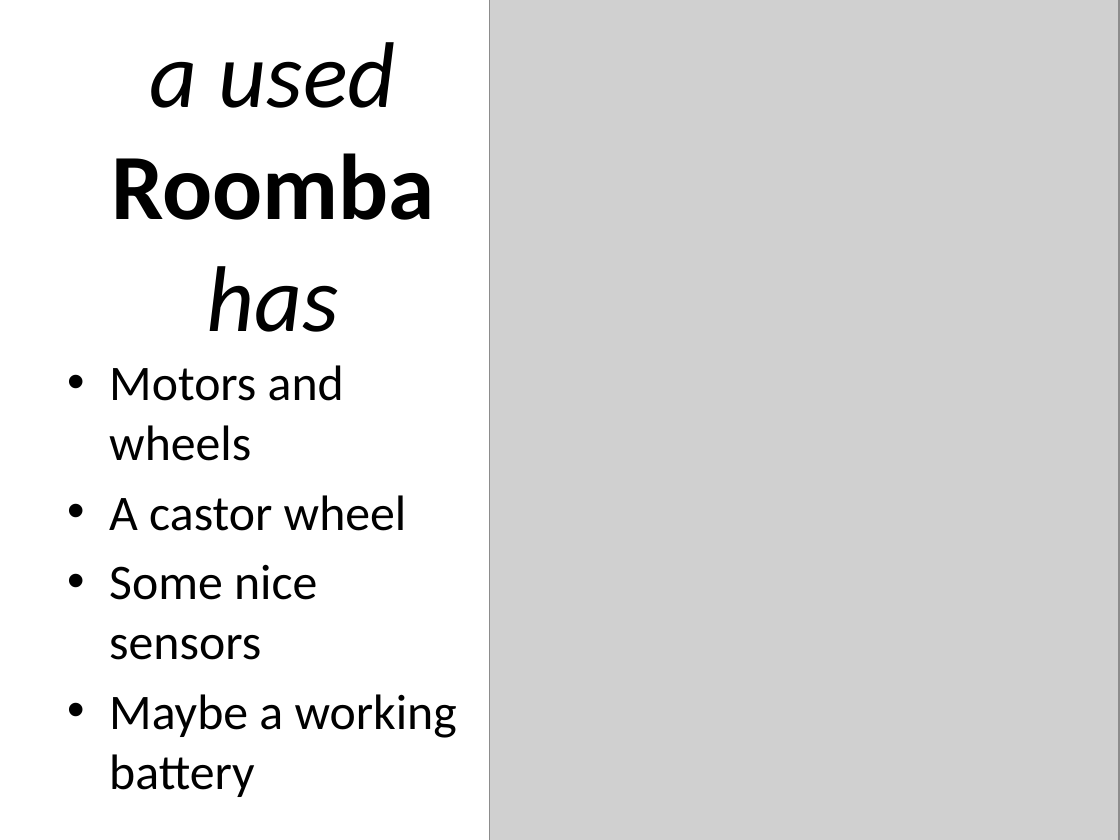
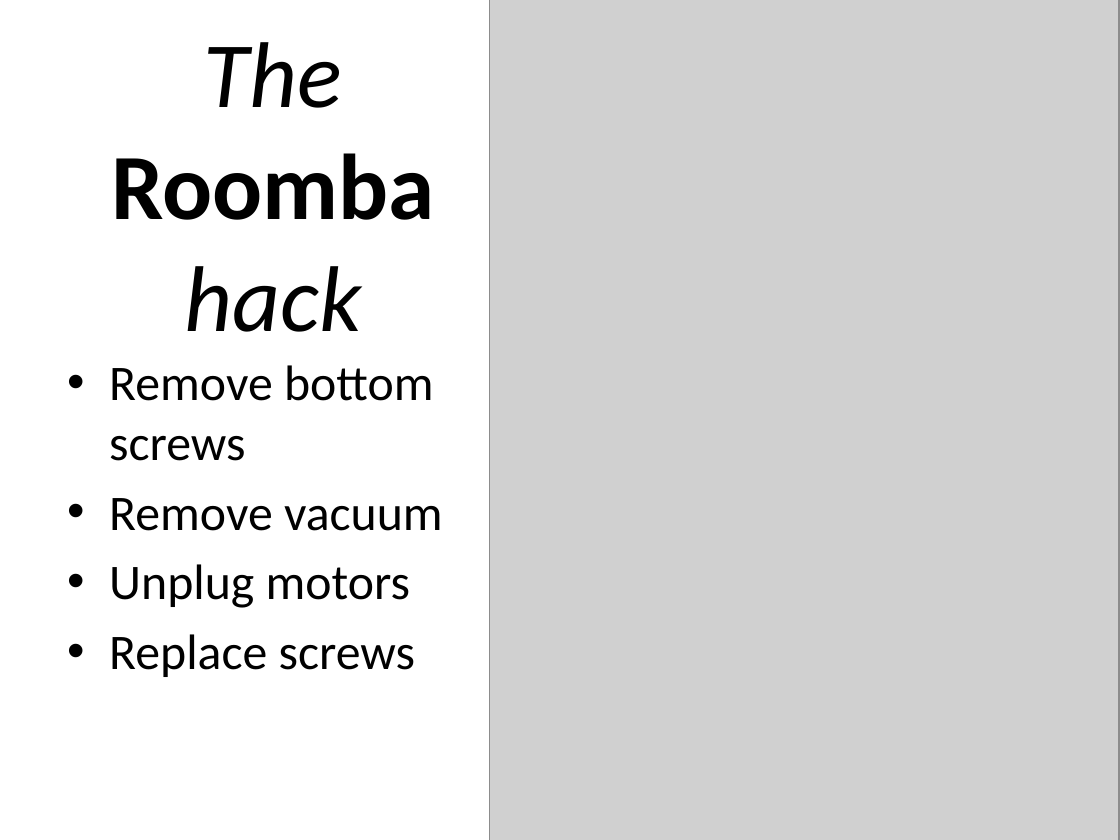
Before and after one commit to antfriend/Tele, a slide deck: slide 9 of Zoomba.pptx. Drawn at 1120x840 pixels with LibreOffice and Linux fonts; fonts in the diff are those of the drawing; grey boxes stand for pictures. Boxes give left, top, right and bottom in pixels: in the first picture for what was removed or moved away, otherwise in the second. Text is boxed around its words. In the diff, an @@ line names an element or a change of style, - is before the commit and + after.

```diff
--- a/Zoomba.pptx
+++ b/Zoomba.pptx
@@ title at (111, 42, 434, 332): text changed @@
-a used
-Roomba
-has
+The
+Roomba
+hack
@@ text at (109, 365, 443, 677): text changed @@
-• Motors and wheels
-• A castor wheel
-• Some nice sensors
-• Maybe a working battery
+• Remove bottom screws
+• Remove vacuum
+• Unplug motors
+• Replace screws
```
Also in this commit, not shown: 6 other slides changed, 5 slides added, 1 slide removed.
